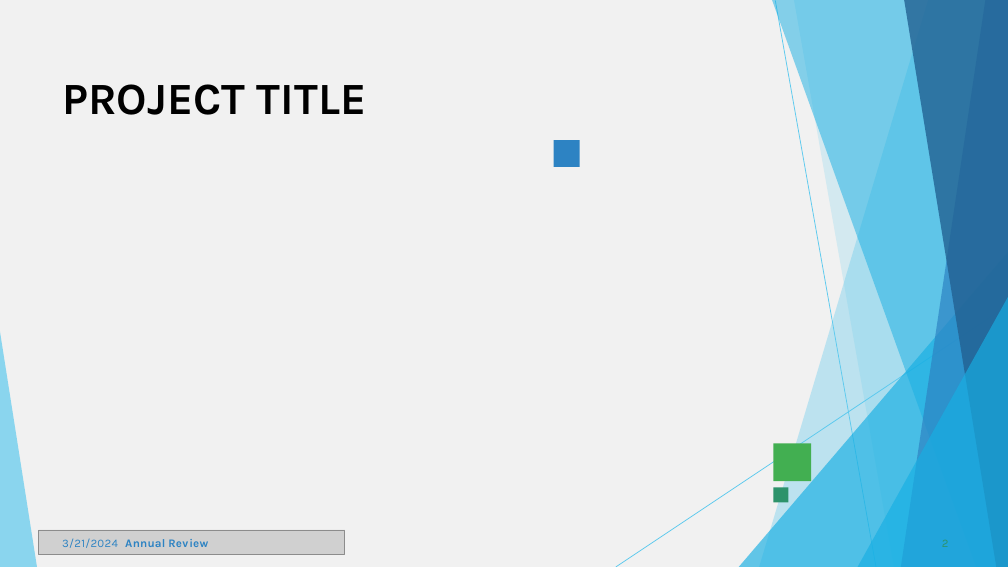
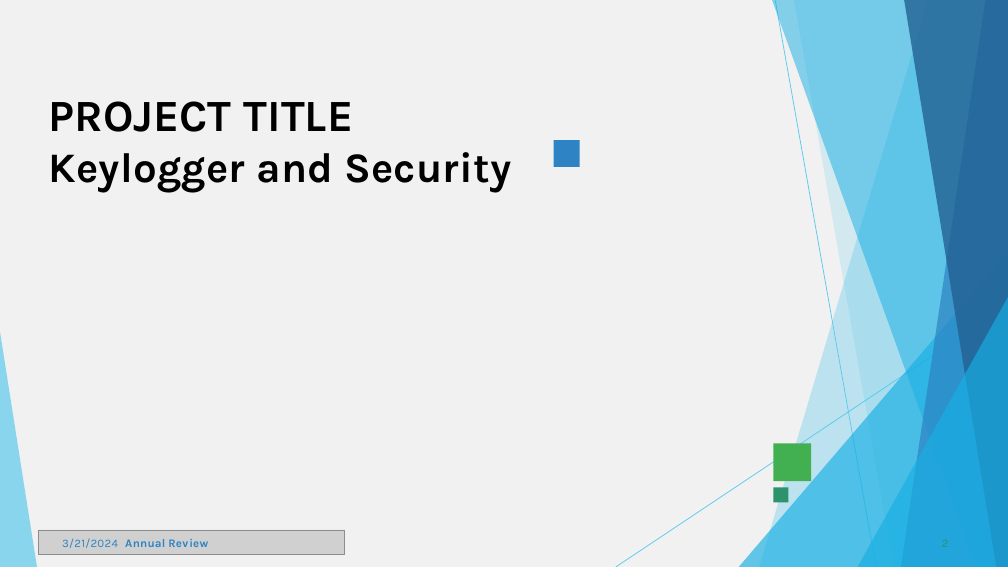
Before and after one commit to Muzammil8008/muzammil-project, a slide deck: slide 2 of Template_Presentation_Students.pptx. Drawn at 1008x567 pixels with LibreOffice and Linux fonts; fonts in the diff are those of the drawing; grey boxes stand for pictures. Boxes give left, top, right and bottom in pixels: in the first picture for what was removed or moved away, otherwise in the second. Text is boxed around its words. In the diff, an @@ line names an element or a change of style, - is before the commit and + after.

```diff
--- a/Template_Presentation_Students.pptx
+++ b/Template_Presentation_Students.pptx
@@ freeform shape at <box>0,0,1006,567</box>: outline redrawn @@
@@ title at <box>49,101,511,193</box>: text changed; size 42.5 to 40 pt @@
-PROJECT TITLE
+PROJECT TITLE
+Keylogger and Security
```
Also in this commit, not shown: 7 other slides changed, 2 slides added, 2 slides removed.
